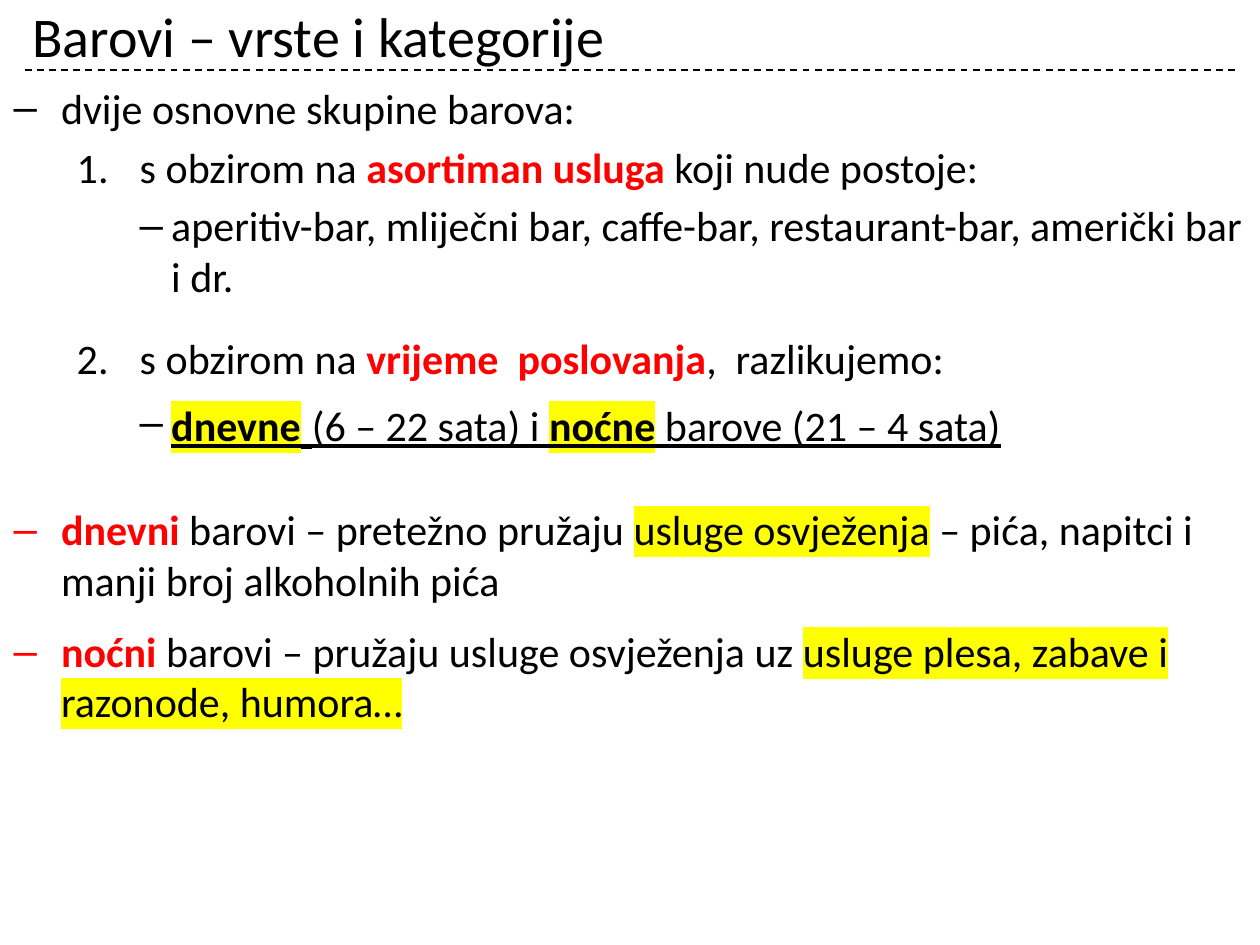
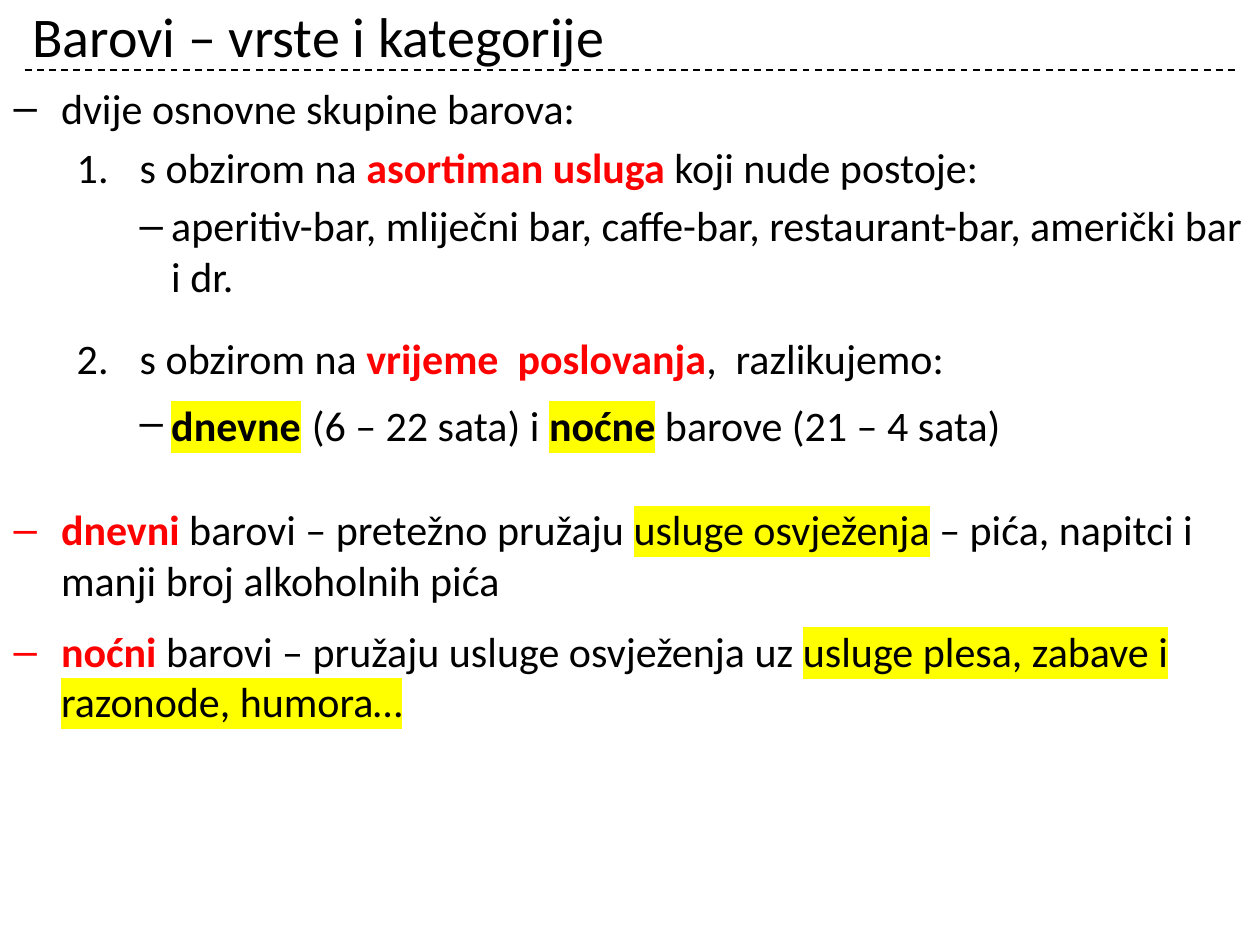
Before and after one commit to cornx/print, a slide deck: slide 4 of data/prezentacije/organizacija/005_Podjela_ugostiteljstva.pptx. Drawn at 1260x945 pixels with LibreOffice and Linux fonts; fonts in the diff are those of the drawing. Boxes give left, top, right and bottom in pixels: in the first picture for what was removed or moved away, otherwise in the second. Text is boxed around its words. In the diff, an @@ line names an element or a change of style, - is before the commit and + after.

```diff
--- a/data/prezentacije/organizacija/005_Podjela_ugostiteljstva.pptx
+++ b/data/prezentacije/organizacija/005_Podjela_ugostiteljstva.pptx
@@ text at (x1=171, y1=410, x2=1001, y2=447): underline off in "dnevne (6 – 22 sata) i noćne ..." @@
```
Also in this commit, not shown: 2 other slides changed, 2 slides added.
